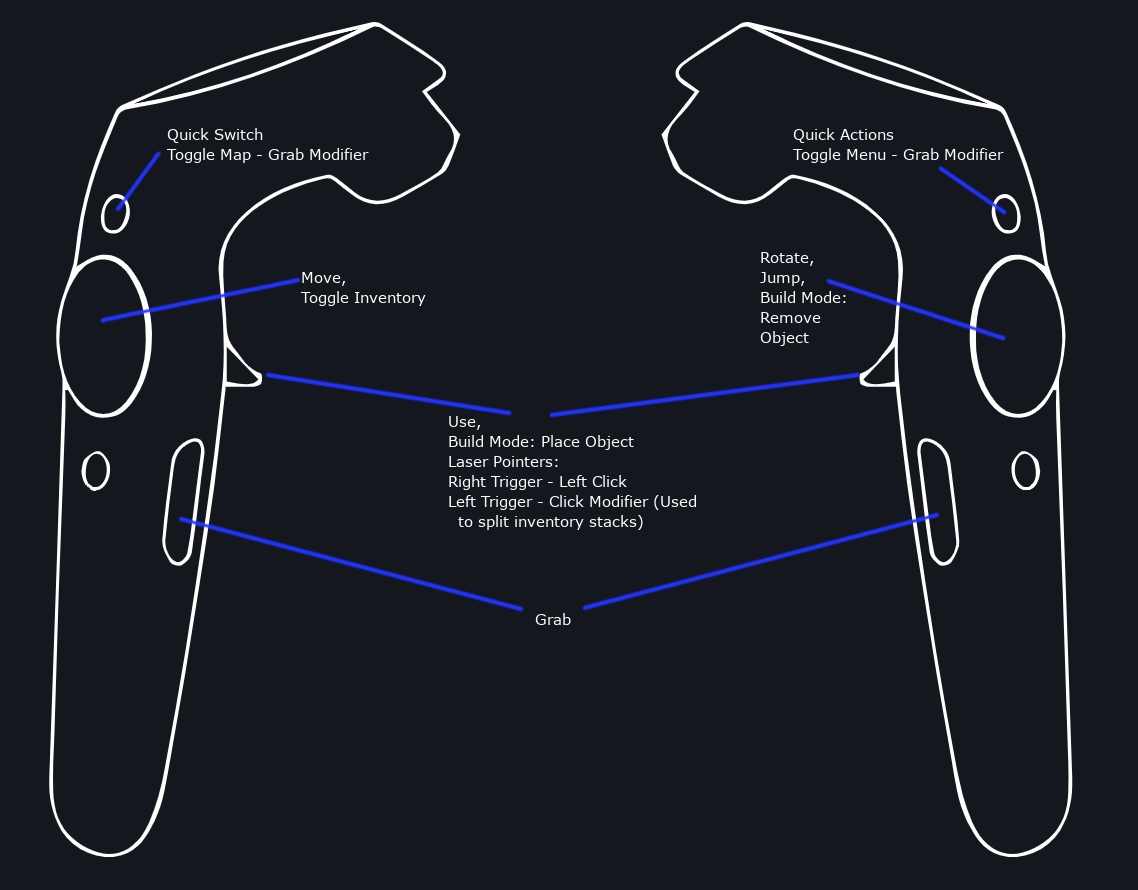
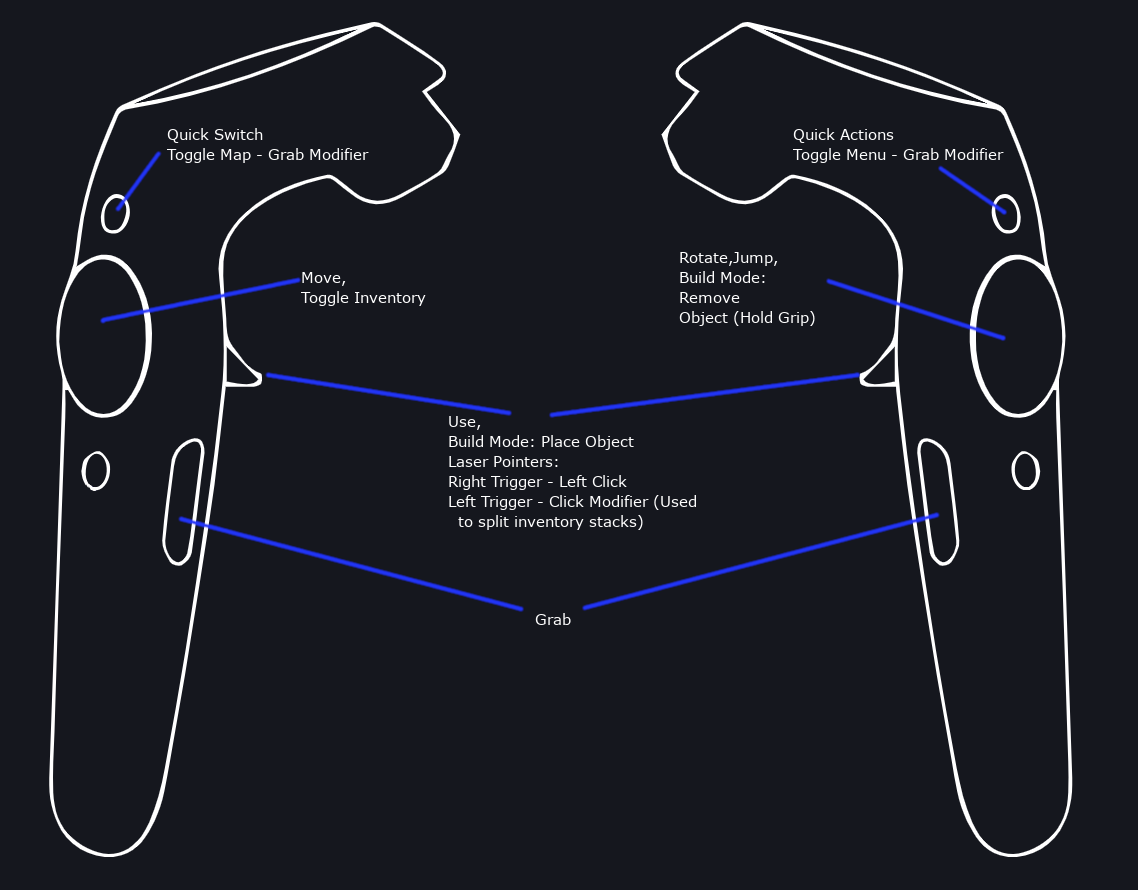
The second 1138px x 890px image is a revision of the first. Changes to its layers:
renamed "Rotate, ..." to "Rotate,Jump, ...", painted on it over [679, 252, 846, 346]
